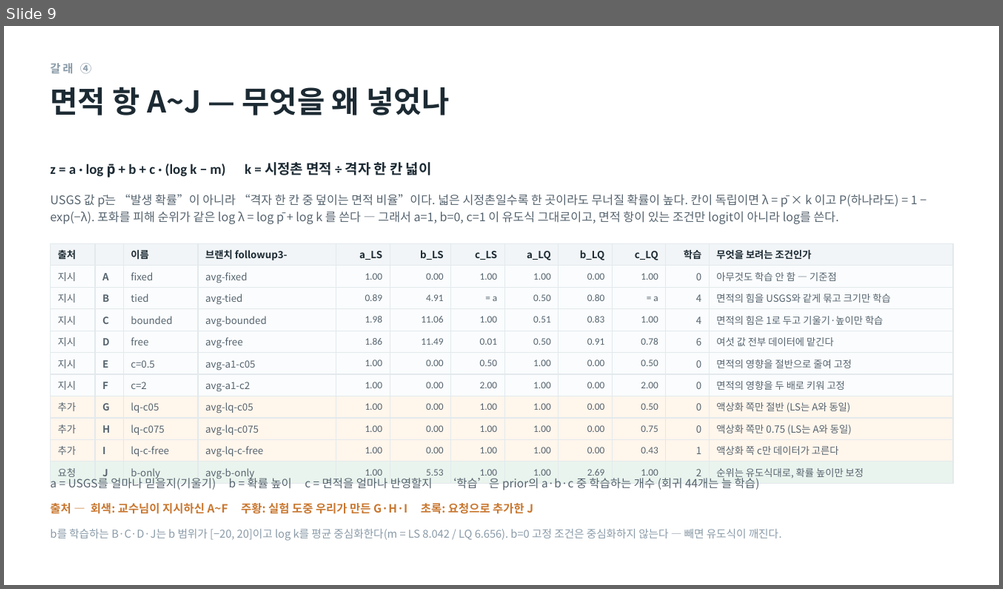
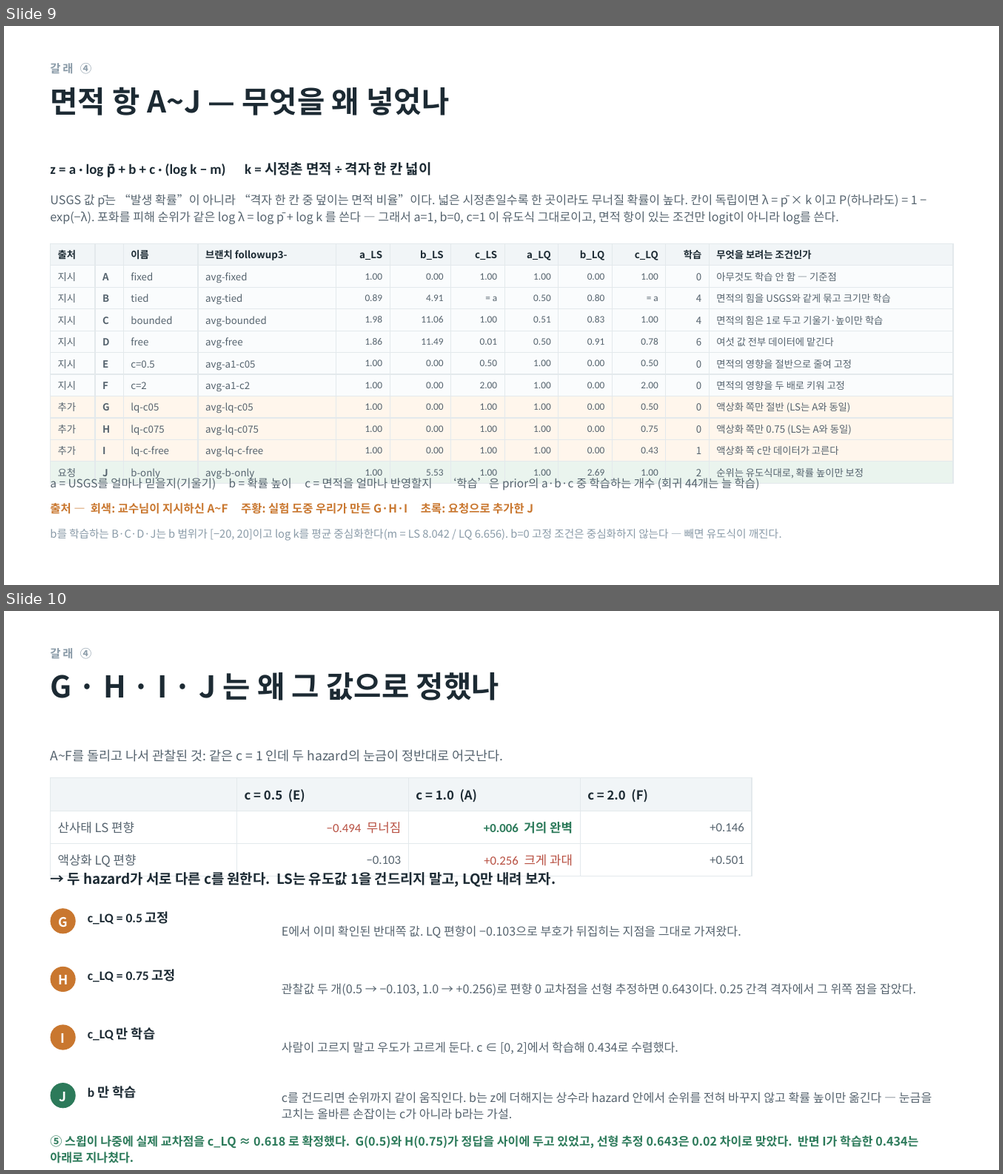
Before and after one commit to minji1217/pilotA-minji, a slide deck: docs/후속실험3_발표.pptx. Shown one above the other, each under a label of ours: slide 9 before the commit, slides 9 and 10 after it. The pictures are 1003x589 and 1003x1174 pixels, drawn with LibreOffice and Linux fonts; fonts in the diff are those of the drawing. Boxes give left, top, right and bottom in pixels: in the first picture for what was removed or moved away, otherwise in the second. Text is boxed around its words. In the diff, an @@ line names an element or a change of style, - is before the commit and + after.

```diff
--- a/docs/후속실험3_발표.pptx
+++ b/docs/후속실험3_발표.pptx
@@ slide 10 added at bbox=[4, 611, 999, 1170], background #FFFFFF @@
@@ text added at bbox=[50, 648, 91, 659], 11 pt, text #8A9BA8, bold @@
+갈래 ④
@@ text added at bbox=[50, 672, 499, 701], 29 pt, text #1C2A33, bold @@
+G · H · I · J 는 왜 그 값으로 정했나
@@ text added at bbox=[50, 749, 504, 762], 12.5 pt, text #55636E @@
+A~F를 돌리고 나서 관찰된 것: 같은 c = 1 인데 두 hazard의 눈금이 정반대로 어긋난다.
@@ table added at bbox=[51, 778, 751, 870], 3 rows, 4 columns @@
+ | c = 0.5 (E) | c = 1.0 (A) | c = 2.0 (F)
+산사태 LS 편향 | −0.494 무너짐 | +0.006 거의 완벽 | +0.146
+액상화 LQ 편향 | −0.103 | +0.256 크게 과대 | +0.501
@@ text added at bbox=[68, 872, 555, 887], 13.5 pt, text #1C2A33, bold @@
+→ 두 hazard가 서로 다른 c를 원한다. LS는 유도값 1을 건드리지 말고, LQ만 내려 보자.
@@ ellipse added at bbox=[51, 908, 76, 934], fill #C9772F @@
@@ text added at bbox=[58, 917, 68, 927], 12.5 pt, text #FFFFFF, bold @@
+G
@@ text added at bbox=[88, 911, 169, 925], 12.5 pt, text #1C2A33, bold @@
+c_LQ = 0.5 고정
@@ text added at bbox=[282, 925, 741, 938], 11.5 pt, text #55636E @@
+E에서 이미 확인된 반대쪽 값. LQ 편향이 −0.103으로 부호가 뒤집히는 지점을 그대로 가져왔다.
@@ ellipse added at bbox=[51, 967, 76, 992], fill #C9772F @@
@@ text added at bbox=[58, 975, 68, 985], 12.5 pt, text #FFFFFF, bold @@
+H
@@ text added at bbox=[88, 969, 176, 982], 12.5 pt, text #1C2A33, bold @@
+c_LQ = 0.75 고정
@@ text added at bbox=[282, 983, 916, 996], 11.5 pt, text #55636E @@
+관찰값 두 개(0.5 → −0.103, 1.0 → +0.256)로 편향 0 교차점을 선형 추정하면 0.643이다. 0.25 간격 격자에서 그 위쪽 점을 잡았다.
@@ ellipse added at bbox=[51, 1025, 76, 1051], fill #C9772F @@
@@ text added at bbox=[88, 1028, 155, 1041], 12.5 pt, text #1C2A33, bold @@
+c_LQ 만 학습
@@ text added at bbox=[61, 1034, 65, 1043], 12.5 pt, text #FFFFFF, bold @@
+I
@@ text added at bbox=[282, 1042, 678, 1054], 11.5 pt, text #55636E @@
+사람이 고르지 말고 우도가 고르게 둔다. c ∈ [0, 2]에서 학습해 0.434로 수렴했다.
@@ ellipse added at bbox=[51, 1083, 76, 1109], fill #2C7A5A @@
@@ text added at bbox=[60, 1092, 67, 1102], 12.5 pt, text #FFFFFF, bold @@
+J
@@ text added at bbox=[88, 1086, 136, 1099], 12.5 pt, text #1C2A33, bold @@
+b 만 학습
@@ text added at bbox=[282, 1092, 932, 1120], 11.5 pt, text #55636E @@
+c를 건드리면 순위까지 같이 움직인다. b는 z에 더해지는 상수라 hazard 안에서 순위를 전혀 바꾸지 않고 확률 높이만 옮긴다 — 눈금을 고치는 올바른 손잡이는 c가 아니라 b라는 가설.
@@ text added at bbox=[50, 1136, 918, 1164], 11.5 pt, text #2C7A5A, bold @@
+⑤ 스윕이 나중에 실제 교차점을 c_LQ ≈ 0.618 로 확정했다. G(0.5)와 H(0.75)가 정답을 사이에 두고 있었고, 선형 추정 0.643은 0.02 차이로 맞았다. 반면 I가 학습한 0.434는 아래로 지나쳤다.
```
Also in this commit, not shown: 4 slides changed, 1 other file.
